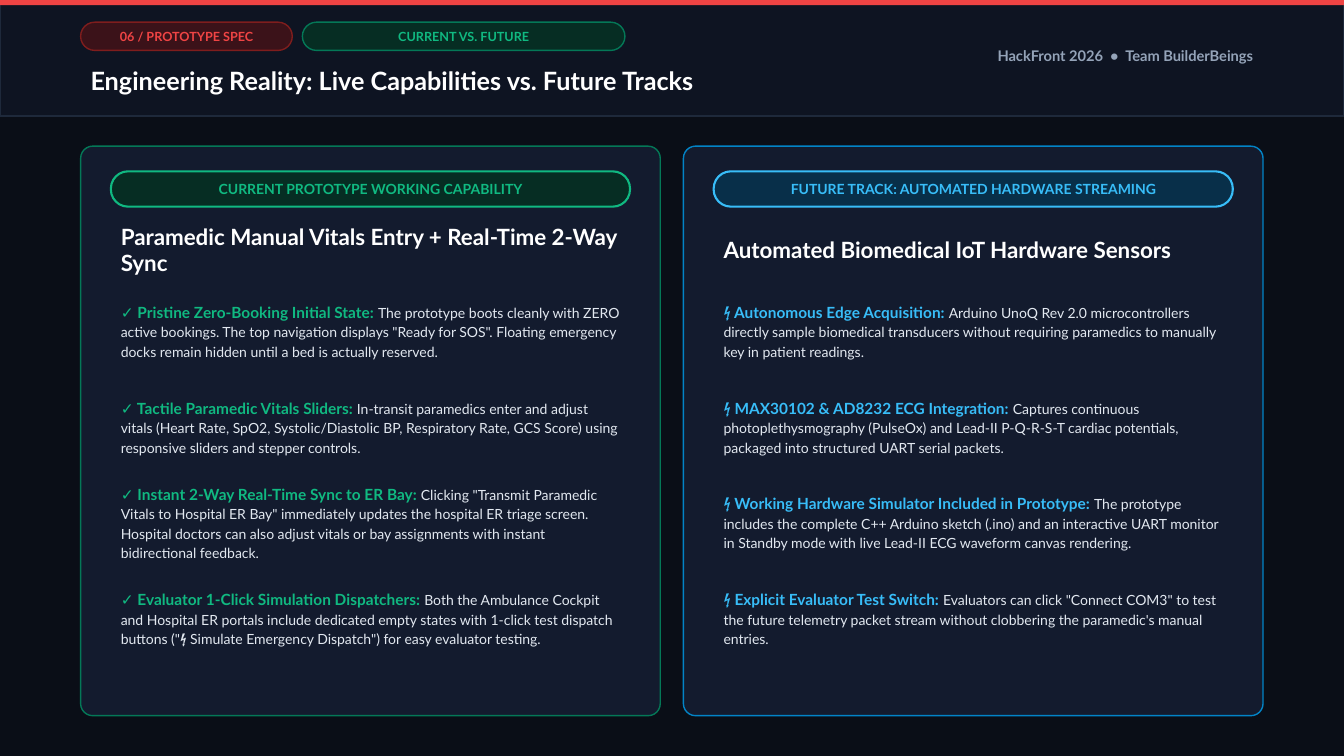
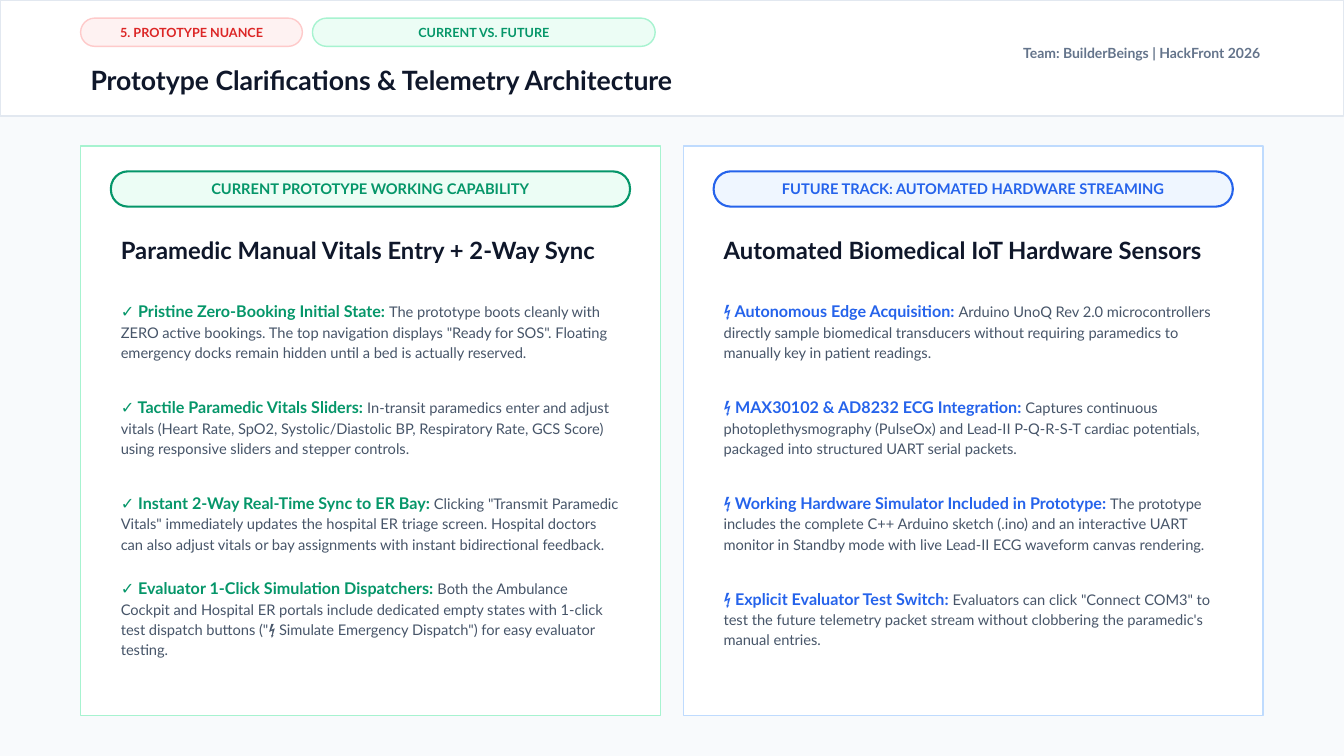
Before and after one commit to Susheem-25/LifeCare, a slide deck: slide 7 of LifeCare_Presentation.pptx. Drawn at 1344x756 pixels with LibreOffice and Linux fonts; fonts in the diff are those of the drawing. Boxes give left, top, right and bottom in pixels: in the first picture for what was removed or moved away, otherwise in the second. Text is boxed around its words. In the diff, an @@ line names an element or a change of style, - is before the commit and + after.

```diff
--- a/LifeCare_Presentation.pptx
+++ b/LifeCare_Presentation.pptx
@@ background #0A0E17 to #F8FAFC @@
@@ rectangle at bbox=[0, 0, 1344, 116]: fill #0E1422 to #FFFFFF; outline #1E293B 1 pt to #E2E8F0 1 pt @@
@@ rectangle removed at bbox=[0, 0, 1344, 5] @@
@@ rounded rectangle: place and size @@
-rounded rectangle at bbox=[81, 22, 292, 50]
+rounded rectangle at bbox=[81, 18, 302, 46]
@@ rounded rectangle at bbox=[81, 18, 302, 46]: fill #3B1219 to #FEF2F2; outline #7F1D1D 1 pt to #FECACA 1 pt @@
@@ text at bbox=[120, 28, 263, 37]: text changed; text colour #EF4444 to #DC2626 @@
-06 / PROTOTYPE SPEC
+5. PROTOTYPE NUANCE
@@ text "CURRENT VS. FUTURE": place and size @@
-text "CURRENT VS. FUTURE" at bbox=[398, 32, 529, 41]
+text "CURRENT VS. FUTURE" at bbox=[418, 27, 550, 37]
@@ text "CURRENT VS. FUTURE" at bbox=[418, 27, 550, 37]: text colour #10B981 to #059669 @@
@@ rounded rectangle: place and size @@
-rounded rectangle at bbox=[302, 22, 625, 50]
+rounded rectangle at bbox=[313, 18, 655, 46]
@@ rounded rectangle at bbox=[313, 18, 655, 46]: fill #062D23 to #ECFDF5; outline #047857 1 pt to #A7F3D0 1 pt @@
@@ text at bbox=[1023, 47, 1260, 61]: text changed; size 10.5 to 10 pt; text colour #94A3B8 to #64748B @@
-HackFront 2026 • Team BuilderBeings
+Team: BuilderBeings | HackFront 2026
@@ text removed at bbox=[91, 71, 693, 95] @@
-Engineering Reality: Live Capabilities vs. Future Tracks
@@ text added at bbox=[91, 70, 673, 95], 19 pt, text #0F172A, bold @@
+Prototype Clarifications & Telemetry Architecture
@@ rounded rectangle removed at bbox=[81, 146, 660, 716] @@
@@ rectangle added at bbox=[81, 146, 660, 716], fill #FFFFFF, outline #A7F3D0 1 pt @@
@@ rounded rectangle removed at bbox=[684, 146, 1263, 716] @@
@@ rectangle added at bbox=[684, 146, 1263, 716], fill #FFFFFF, outline #BFDBFE 1 pt @@
@@ text "CURRENT PROTOTYPE WORKING CAPABILITY" at bbox=[211, 183, 529, 194]: size 10 to 10.5 pt, text colour #10B981 to #059669 @@
@@ rounded rectangle at bbox=[111, 171, 630, 207]: fill #062D23 to #ECFDF5; outline #10B981 1.5 pt to #059669 1.5 pt @@
@@ text "FUTURE TRACK: AUTOMATED HARDWARE STREAMING" at bbox=[782, 183, 1164, 194]: size 10 to 10.5 pt, text colour #38BDF8 to #2563EB @@
@@ rounded rectangle at bbox=[714, 171, 1233, 207]: fill #082F49 to #EFF6FF; outline #38BDF8 1.5 pt to #2563EB 1.5 pt @@
@@ text "Automated Biomedical IoT Hardware Sensors" at bbox=[724, 241, 1202, 260]: size 16 to 17 pt, text colour #FFFFFF to #0F172A @@
@@ text at bbox=[121, 241, 595, 263]: text changed; size 16 to 17 pt; text colour #FFFFFF to #0F172A @@
-Paramedic Manual Vitals Entry + Real-Time 2-Way Sync
+Paramedic Manual Vitals Entry + 2-Way Sync
@@ text "✓ Pristine Zero-Booking Initial State: ..." at bbox=[121, 305, 607, 361]: size 11 to 11.5 pt, text colour #10B981 to #059669 in "✓ Pristine Zero-Booking Initial State:"; size 10 to 10.5 pt, text colour #E2E8F0 to #475569 in "The prototype boots cleanly with ZERO active ..." @@
@@ text "⚡ Autonomous Edge Acquisition: Arduino ..." at bbox=[724, 305, 1211, 361]: size 11 to 11.5 pt, text colour #38BDF8 to #2563EB in "⚡ Autonomous Edge Acquisition:"; size 10 to 10.5 pt, text colour #E2E8F0 to #475569 in "Arduino UnoQ Rev 2.0 microcontrollers directly sample ..." @@
@@ text "✓ Tactile Paramedic Vitals Sliders: ..." at bbox=[121, 401, 609, 457]: size 11 to 11.5 pt, text colour #10B981 to #059669 in "✓ Tactile Paramedic Vitals Sliders:"; size 10 to 10.5 pt, text colour #E2E8F0 to #475569 in "In-transit paramedics enter and adjust vitals (Heart ..." @@
@@ text "⚡ MAX30102 & AD8232 ECG ..." at bbox=[724, 401, 1200, 457]: size 11 to 11.5 pt, text colour #38BDF8 to #2563EB in "⚡ MAX30102 & AD8232 ECG Integration:"; size 10 to 10.5 pt, text colour #E2E8F0 to #475569 in "Captures continuous photoplethysmography (PulseOx) and Lead- ..." @@
@@ text "⚡ Working Hardware Simulator Included ..." at bbox=[724, 497, 1205, 553]: size 11 to 11.5 pt, text colour #38BDF8 to #2563EB in "⚡ Working Hardware Simulator Included in Prototype:"; size 10 to 10.5 pt, text colour #E2E8F0 to #475569 in "The prototype includes the complete C++ Arduino ..." @@
@@ text at bbox=[121, 497, 619, 553]: text changed; size 10 to 10.5 pt; text colour #E2E8F0 to #475569 @@
-✓ Instant 2-Way Real-Time Sync to ER Bay: Clicking "Transmit Paramedic Vitals to Hospital ER Bay" immediately updates the hospital ER triage screen. Hospital doctors can also adjust vitals or bay assignments with instant bidirectional feedback.
+✓ Instant 2-Way Real-Time Sync to ER Bay: Clicking "Transmit Paramedic Vitals" immediately updates the hospital ER triage screen. Hospital doctors can also adjust vitals or bay assignments with instant bidirectional feedback.
@@ text "✓ Evaluator 1-Click Simulation Dispatchers: ..." at bbox=[121, 582, 603, 658]: size 11 to 11.5 pt, text colour #10B981 to #059669 in "✓ Evaluator 1-Click Simulation Dispatchers:"; size 10 to 10.5 pt, text colour #E2E8F0 to #475569 in "Both the Ambulance Cockpit and Hospital ER ..." @@
@@ text "⚡ Explicit Evaluator Test Switch: ..." at bbox=[724, 593, 1211, 645]: size 11 to 11.5 pt, text colour #38BDF8 to #2563EB in "⚡ Explicit Evaluator Test Switch:"; size 10 to 10.5 pt, text colour #E2E8F0 to #475569 in "Evaluators can click "Connect COM3" to test ..." @@
```
Also in this commit, not shown: 9 other slides changed, 4 other files.
